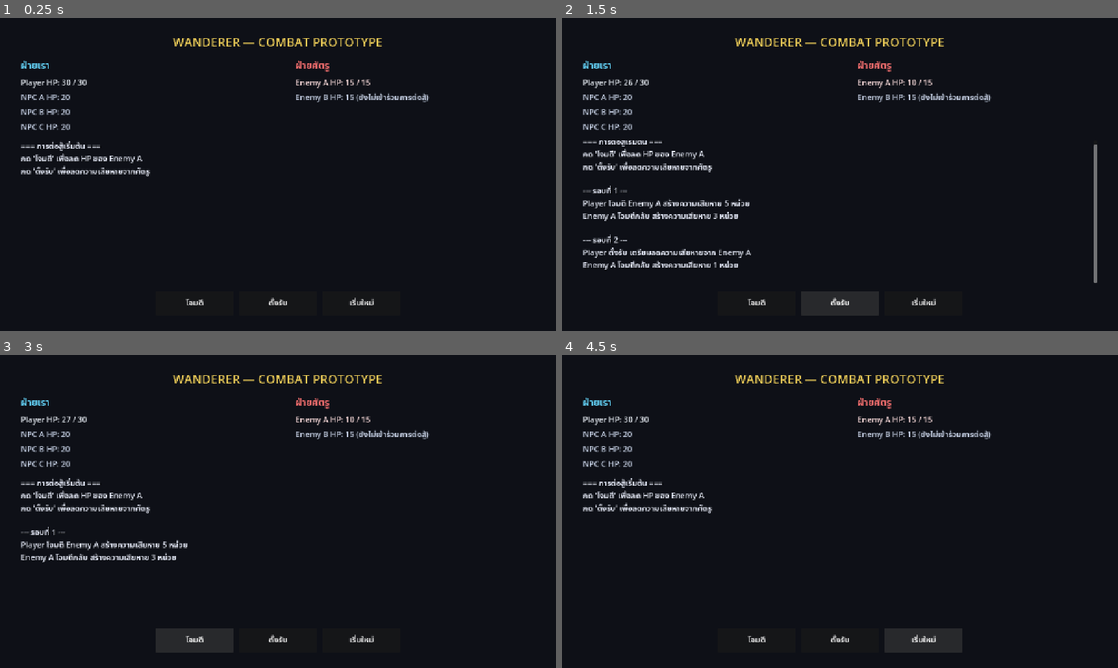
Above: before the commit, frames 1-4 (two rows, left to right).
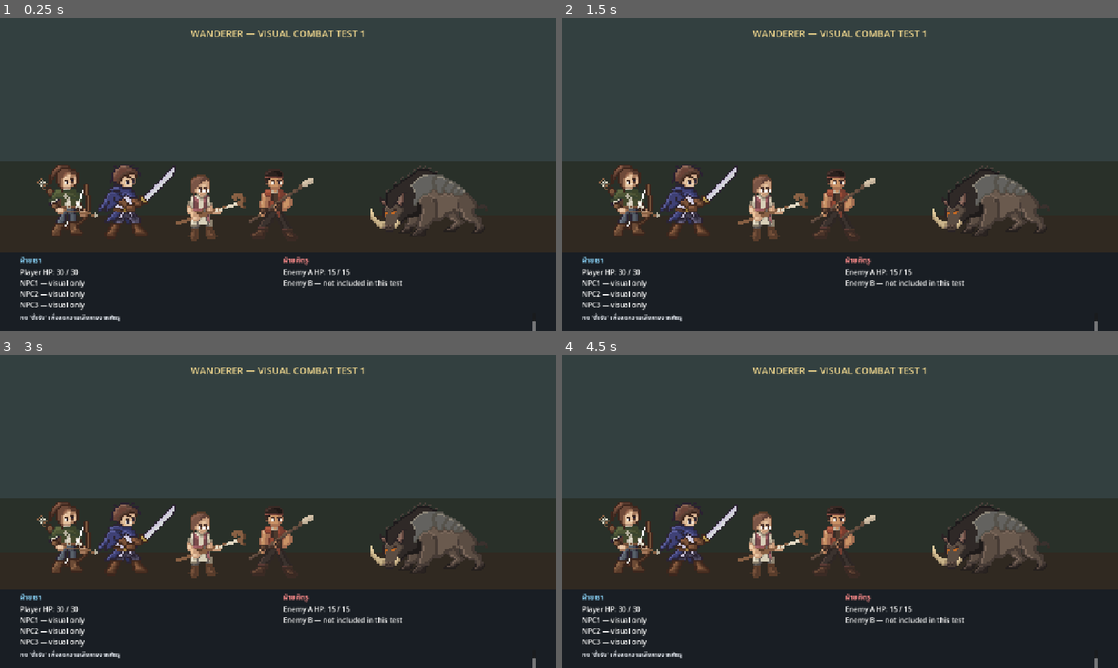
Above: after the commit, the same moments.

Repository: shanwinder/wanderer
Game: Godot game, scene res://scenes/combat/combat_prototype.tscn
The game is run twice, just before and just after one commit, with the same random seed, the same clock (stepped at 60 frames per second) and the same inputs.
Inputs (mouse positions are in pixels of both pictures, inside the frame that each line leads up to):
- Up to frame 1 (0.25 s): no input
- Up to frame 2 (1.5 s): click (756, 302) at 0.5 s, where only the run before the commit has a clickable "โจมตี"; click (840, 302) at 1.25 s, where only the run before the commit has a clickable "ตั้งรับ"
- Up to frame 3 (3 s): click (361, 639) at 2 s, where only the run before the commit has a clickable "เริ่มใหม่"; click (194, 639) at 2.75 s, where only the run before the commit has a clickable "โจมตี"
- Up to frame 4 (4.5 s): click (840, 639) at 3.5 s, where only the run before the commit has a clickable "ตั้งรับ"; click (923, 639) at 4.25 s, where only the run before the commit has a clickable "เริ่มใหม่"

The runs differ from the first frame. In frame 1, 76% of the frame differs, in the area x 0-100%, y 0-100%; in frame 2, 76%; in frame 3, 76%; in frame 4, 76%.

Commit message:
Build Visual Combat Test 1 battlefield layout

Diff:
--- a/scenes/combat/combat_prototype.tscn
+++ b/scenes/combat/combat_prototype.tscn
@@ -1,17 +1,31 @@
-[gd_scene format=3 uid="uid://bn6oc55gryn7"]
+[gd_scene load_steps=8 format=3 uid="uid://bn6oc55gryn7"]
 
-[ext_resource type="Script" uid="uid://c7el54cat8hob" path="res://scripts/combat/combat_prototype.gd" id="1_r2kua"]
+[ext_resource type="Script" uid="uid://c7el54cat8hob" path="res://scripts/combat/combat_prototype.gd" id="1_script"]
+[ext_resource type="Texture2D" path="res://Sprites/player/atk_idle_0001.png" id="2_player_1"]
+[ext_resource type="Texture2D" path="res://Sprites/player/atk_idle_0002.png" id="3_player_2"]
+[ext_resource type="Texture2D" path="res://Sprites/npc1/idle/npc1_idle.png" id="4_npc1"]
+[ext_resource type="Texture2D" path="res://Sprites/npc2/idle/npc2_atk_idle.png" id="5_npc2"]
+[ext_resource type="Texture2D" path="res://Sprites/npc3/idle/npc3_atk_idle.png" id="6_npc3"]
+[ext_resource type="Texture2D" path="res://Sprites/enemie1/enemy_1.png" id="7_enemy1"]
 
-[node name="CombatPrototype" type="Control" unique_id=2068377608]
+[sub_resource type="SpriteFrames" id="SpriteFrames_player"]
+animations = [{
+"frames": [{"duration": 1.0, "texture": ExtResource("2_player_1")}, {"duration": 1.0, "texture": ExtResource("3_player_2")}],
+"loop": true,
+"name": &"idle",
+"speed": 3.0
+}]
+
+[node name="CombatPrototype" type="Control"]
 layout_mode = 3
 anchors_preset = 15
 anchor_right = 1.0
 anchor_bottom = 1.0
 grow_horizontal = 2
 grow_vertical = 2
-script = ExtResource("1_r2kua")
+script = ExtResource("1_script")
 
-[node name="Background" type="ColorRect" parent="." unique_id=431380960]
+[node name="Background" type="ColorRect" parent="."]
 layout_mode = 1
 anchors_preset = 15
 anchor_right = 1.0
@@ -19,124 +33,164 @@
 grow_horizontal = 2
 grow_vertical = 2
 mouse_filter = 2
-color = Color(0.055, 0.065, 0.09, 1)
+color = Color(0.10, 0.12, 0.14, 1)
 
-[node name="MainMargin" type="MarginContainer" parent="." unique_id=511246282]
-layout_mode = 1
-anchors_preset = 15
-anchor_right = 1.0
-anchor_bottom = 1.0
-grow_horizontal = 2
-grow_vertical = 2
-theme_override_constants/margin_left = 48
-theme_override_constants/margin_top = 36
-theme_override_constants/margin_right = 48
-theme_override_constants/margin_bottom = 36
+[node name="SkyBand" type="ColorRect" parent="."]
+layout_mode = 0
+offset_right = 1280.0
+offset_bottom = 430.0
+mouse_filter = 2
+color = Color(0.20, 0.25, 0.25, 1)
 
-[node name="MainVBox" type="VBoxContainer" parent="MainMargin" unique_id=1677311996]
-layout_mode = 2
-theme_override_constants/separation = 18
+[node name="FarGround" type="ColorRect" parent="."]
+layout_mode = 0
+offset_top = 330.0
+offset_right = 1280.0
+offset_bottom = 520.0
+mouse_filter = 2
+color = Color(0.16, 0.19, 0.16, 1)
 
-[node name="TitleLabel" type="Label" parent="MainMargin/MainVBox" unique_id=513124893]
-layout_mode = 2
-theme_override_colors/font_color = Color(0.95, 0.82, 0.35, 1)
-theme_override_font_sizes/font_size = 28
-text = "WANDERER — COMBAT PROTOTYPE"
+[node name="Ground" type="ColorRect" parent="."]
+layout_mode = 0
+offset_top = 455.0
+offset_right = 1280.0
+offset_bottom = 540.0
+mouse_filter = 2
+color = Color(0.19, 0.16, 0.13, 1)
+
+[node name="Battlefield" type="Node2D" parent="."]
+
+[node name="Npc1" type="Sprite2D" parent="Battlefield"]
+texture_filter = 1
+position = Vector2(155, 418)
+scale = Vector2(4, 4)
+texture = ExtResource("4_npc1")
+
+[node name="Player" type="AnimatedSprite2D" parent="Battlefield"]
+texture_filter = 1
+position = Vector2(315, 422)
+scale = Vector2(4, 4)
+sprite_frames = SubResource("SpriteFrames_player")
+animation = &"idle"
+autoplay = "idle"
+
+[node name="Npc2" type="Sprite2D" parent="Battlefield"]
+texture_filter = 1
+position = Vector2(475, 420)
+scale = Vector2(4, 4)
+texture = ExtResource("5_npc2")
+
+[node name="Npc3" type="Sprite2D" parent="Battlefield"]
+texture_filter = 1
+position = Vector2(635, 420)
+scale = Vector2(4, 4)
+texture = ExtResource("6_npc3")
+
+[node name="EnemyA" type="Sprite2D" parent="Battlefield"]
+texture_filter = 1
+position = Vector2(985, 420)
+scale = Vector2(4, 4)
+texture = ExtResource("7_enemy1")
+
+[node name="TitleLabel" type="Label" parent="."]
+layout_mode = 0
+offset_left = 32.0
+offset_top = 20.0
+offset_right = 1248.0
+offset_bottom = 54.0
+theme_override_colors/font_color = Color(0.95, 0.85, 0.56, 1)
+theme_override_font_sizes/font_size = 22
+text = "WANDERER — VISUAL COMBAT TEST 1"
 horizontal_alignment = 1
 
-[node name="BattleRow" type="HBoxContainer" parent="MainMargin/MainVBox" unique_id=1305215973]
+[node name="MainMargin" type="MarginContainer" parent="."]
+layout_mode = 0
+offset_left = 30.0
+offset_top = 535.0
+offset_right = 1250.0
+offset_bottom = 700.0
+theme_override_constants/margin_left = 16
+theme_override_constants/margin_top = 10
+theme_override_constants/margin_right = 16
+theme_override_constants/margin_bottom = 10
+
+[node name="MainVBox" type="VBoxContainer" parent="MainMargin"]
 layout_mode = 2
-theme_override_constants/separation = 80
+theme_override_constants/separation = 8
 
-[node name="AlliesPanel" type="VBoxContainer" parent="MainMargin/MainVBox/BattleRow" unique_id=1955947393]
+[node name="BattleRow" type="HBoxContainer" parent="MainMargin/MainVBox"]
+layout_mode = 2
+theme_override_constants/separation = 24
+
+[node name="AlliesPanel" type="VBoxContainer" parent="MainMargin/MainVBox/BattleRow"]
 layout_mode = 2
 size_flags_horizontal = 3
-theme_override_constants/separation = 8
+theme_override_constants/separation = 2
 
-[node name="AlliesTitle" type="Label" parent="MainMargin/MainVBox/BattleRow/AlliesPanel" unique_id=712994465]
+[node name="AlliesTitle" type="Label" parent="MainMargin/MainVBox/BattleRow/AlliesPanel"]
 layout_mode = 2
-theme_override_colors/font_color = Color(0.4, 0.85, 1, 1)
-theme_override_font_sizes/font_size = 22
+theme_override_colors/font_color = Color(0.55, 0.85, 1, 1)
 text = "ฝ่ายเรา"
 
-[node name="PlayerLabel" type="Label" parent="MainMargin/MainVBox/BattleRow/AlliesPanel" unique_id=1803815808]
+[node name="PlayerLabel" type="Label" parent="MainMargin/MainVBox/BattleRow/AlliesPanel"]
 layout_mode = 2
-theme_override_colors/font_color = Color(0.95, 0.97, 1, 1)
-theme_override_font_sizes/font_size = 18
 text = "Player HP: 30 / 30"
 
-[node name="NpcALabel" type="Label" parent="MainMargin/MainVBox/BattleRow/AlliesPanel" unique_id=530299848]
+[node name="NpcALabel" type="Label" parent="MainMargin/MainVBox/BattleRow/AlliesPanel"]
 layout_mode = 2
-theme_override_colors/font_color = Color(0.78, 0.82, 0.9, 1)
-theme_override_font_sizes/font_size = 18
-text = "NPC A HP: 20"
+text = "NPC1 — visual only"
 
-[node name="NpcBLabel" type="Label" parent="MainMargin/MainVBox/BattleRow/AlliesPanel" unique_id=1047100755]
+[node name="NpcBLabel" type="Label" parent="MainMargin/MainVBox/BattleRow/AlliesPanel"]
 layout_mode = 2
-theme_override_colors/font_color = Color(0.78, 0.82, 0.9, 1)
-theme_override_font_sizes/font_size = 18
-text = "NPC B HP: 20"
+text = "NPC2 — visual only"
 
-[node name="NpcCLabel" type="Label" parent="MainMargin/MainVBox/BattleRow/AlliesPanel" unique_id=894493098]
+[node name="NpcCLabel" type="Label" parent="MainMargin/MainVBox/BattleRow/AlliesPanel"]
 layout_mode = 2
-theme_override_colors/font_color = Color(0.78, 0.82, 0.9, 1)
-theme_override_font_sizes/font_size = 18
-text = "NPC C HP: 20"
+text = "NPC3 — visual only"
 
-[node name="EnemiesPanel" type="VBoxContainer" parent="MainMargin/MainVBox/BattleRow" unique_id=2050878647]
+[node name="EnemiesPanel" type="VBoxContainer" parent="MainMargin/MainVBox/BattleRow"]
 layout_mode = 2
 size_flags_horizontal = 3
-theme_override_constants/separation = 8
+theme_override_constants/separation = 2
 
-[node name="EnemiesTitle" type="Label" parent="MainMargin/MainVBox/BattleRow/EnemiesPanel" unique_id=299678655]
+[node name="EnemiesTitle" type="Label" parent="MainMargin/MainVBox/BattleRow/EnemiesPanel"]
 layout_mode = 2
-theme_override_colors/font_color = Color(1, 0.45, 0.45, 1)
-theme_override_font_sizes/font_size = 22
+theme_override_colors/font_color = Color(1, 0.55, 0.55, 1)
 text = "ฝ่ายศัตรู"
 
-[node name="EnemyALabel" type="Label" parent="MainMargin/MainVBox/BattleRow/EnemiesPanel" unique_id=1598278326]
+[node name="EnemyALabel" type="Label" parent="MainMargin/MainVBox/BattleRow/EnemiesPanel"]
 layout_mode = 2
-theme_override_colors/font_color = Color(1, 0.88, 0.88, 1)
-theme_override_font_sizes/font_size = 18
 text = "Enemy A HP: 15 / 15"
 
-[node name="EnemyBLabel" type="Label" parent="MainMargin/MainVBox/BattleRow/EnemiesPanel" unique_id=405565005]
+[node name="EnemyBLabel" type="Label" parent="MainMargin/MainVBox/BattleRow/EnemiesPanel"]
 layout_mode = 2
-theme_override_colors/font_color = Color(0.78, 0.82, 0.9, 1)
-theme_override_font_sizes/font_size = 18
-text = "Enemy B HP: 15 (ยังไม่เข้าร่วมการต่อสู้)"
+text = "Enemy B — not included in this test"
 
-[node name="CombatLog" type="RichTextLabel" parent="MainMargin/MainVBox" unique_id=1741777773]
-custom_minimum_size = Vector2(0, 260)
+[node name="CombatLog" type="RichTextLabel" parent="MainMargin/MainVBox"]
+custom_minimum_size = Vector2(0, 42)
 layout_mode = 2
 size_flags_vertical = 3
-theme_override_colors/default_color = Color(0.92, 0.94, 1, 1)
-theme_override_colors/font_shadow_color = Color(0, 0, 0, 0.65)
-theme_override_constants/shadow_offset_x = 1
-theme_override_constants/shadow_offset_y = 1
-theme_override_font_sizes/normal_font_size = 18
+theme_override_colors/default_color = Color(0.9, 0.92, 0.95, 1)
+theme_override_font_sizes/normal_font_size = 14
 text = "การต่อสู้เริ่มต้น"
 scroll_following = true
 
-[node name="ActionRow" type="HBoxContainer" parent="MainMargin/MainVBox" unique_id=1867455997]
+[node name="ActionRow" type="HBoxContainer" parent="MainMargin/MainVBox"]
 layout_mode = 2
-theme_override_constants/separation = 12
+theme_override_constants/separation = 10
 alignment = 1
 
-[node name="AttackButton" type="Button" parent="MainMargin/MainVBox/ActionRow" unique_id=1513328937]
-custom_minimum_size = Vector2(180, 56)
+[node name="AttackButton" type="Button" parent="MainMargin/MainVBox/ActionRow"]
+custom_minimum_size = Vector2(150, 38)
 layout_mode = 2
-theme_override_font_sizes/font_size = 18
 text = "โจมตี"
 
-[node name="DefendButton" type="Button" parent="MainMargin/MainVBox/ActionRow" unique_id=647065446]
-custom_minimum_size = Vector2(180, 56)
+[node name="DefendButton" type="Button" parent="MainMargin/MainVBox/ActionRow"]
+custom_minimum_size = Vector2(150, 38)
 layout_mode = 2
-theme_override_font_sizes/font_size = 18
 text = "ตั้งรับ"
 
-[node name="RestartButton" type="Button" parent="MainMargin/MainVBox/ActionRow" unique_id=1415283406]
-custom_minimum_size = Vector2(180, 56)
+[node name="RestartButton" type="Button" parent="MainMargin/MainVBox/ActionRow"]
+custom_minimum_size = Vector2(150, 38)
 layout_mode = 2
-theme_override_font_sizes/font_size = 18
 text = "เริ่มใหม่"
